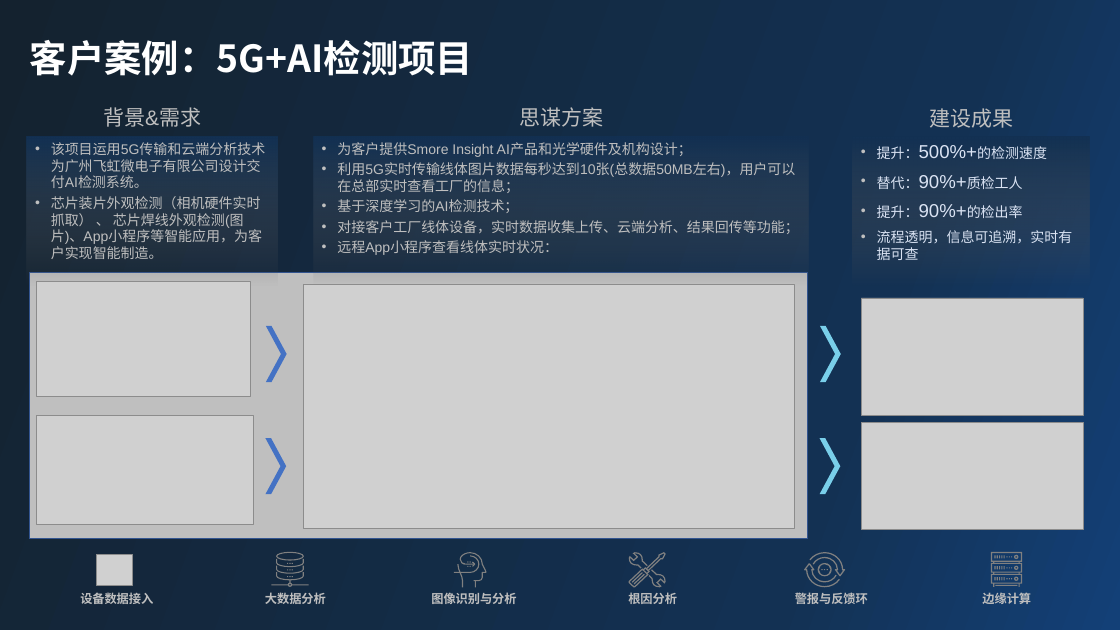
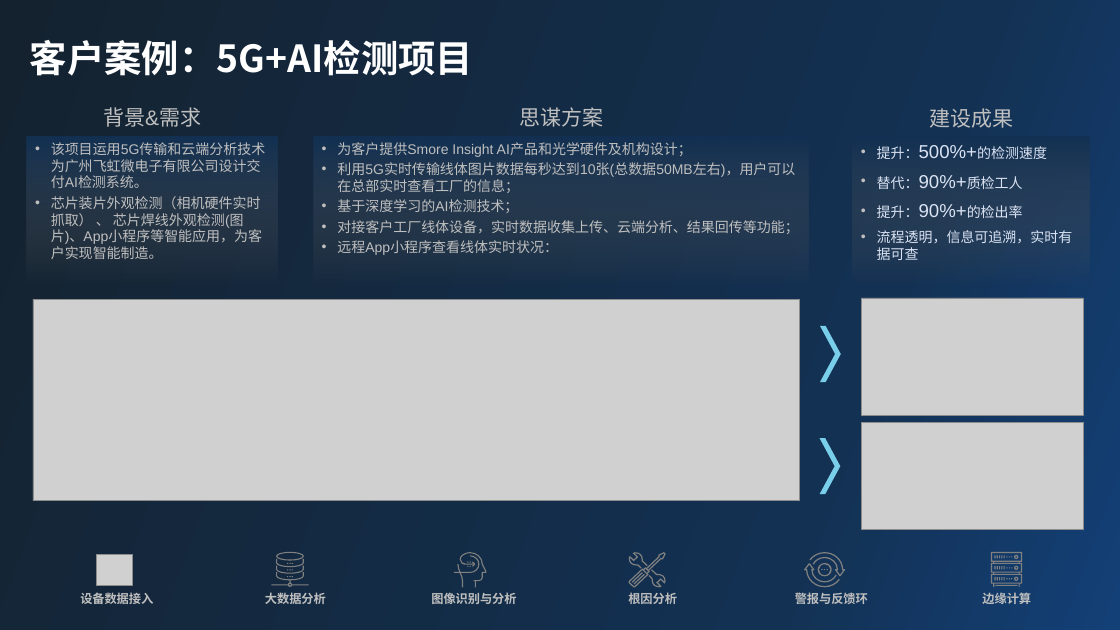
Before and after one commit to wanglvhh/Solution_2021, a slide deck: slide 1 of 2021/06/科东(广州)软件科技有限公司-广州飞虹微电子有限公司 焊线装片工序不良检测/（5G+AI）飞虹微电子.pptx. Drawn at 1120x630 pixels with LibreOffice and Linux fonts; fonts in the diff are those of the drawing; grey boxes stand for pictures; background and template pictures are left out. Boxes give left, top, right and bottom in pixels: in the first picture for what was removed or moved away, otherwise in the second. Text is boxed around its words. In the diff, an @@ line names an element or a change of style, - is before the commit and + after.

Commit message:
Update （5G+AI）飞虹微电子.pptx

```diff
--- a/2021/06/科东(广州)软件科技有限公司-广州飞虹微电子有限公司 焊线装片工序不良检测/（5G+AI）飞虹微电子.pptx
+++ b/2021/06/科东(广州)软件科技有限公司-广州飞虹微电子有限公司 焊线装片工序不良检测/（5G+AI）飞虹微电子.pptx
@@ rectangle removed at (29, 272, 807, 539) @@
@@ picture: place and size @@
-picture at (304, 284, 795, 528)
+picture at (33, 299, 800, 501)
@@ picture removed at (37, 281, 250, 396) @@
@@ chevron removed at (266, 326, 287, 382) @@
@@ picture removed at (37, 415, 254, 524) @@
@@ chevron removed at (266, 439, 287, 495) @@
```
Also in this commit, not shown: 1 other file.
